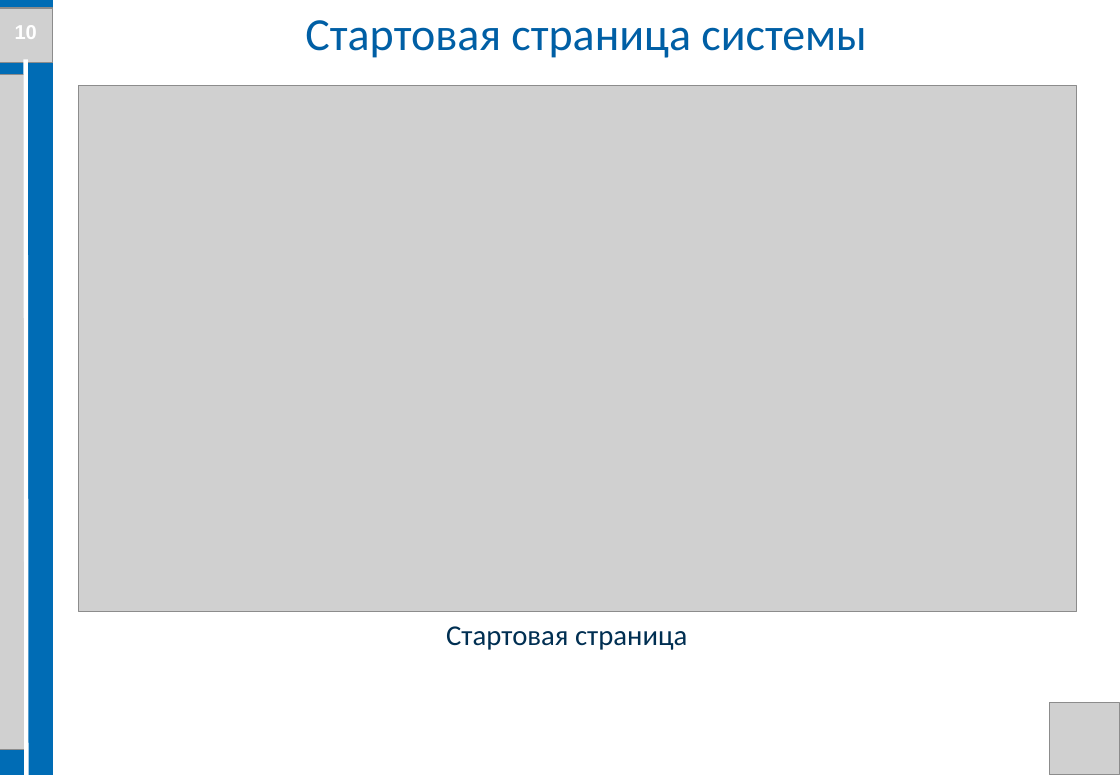
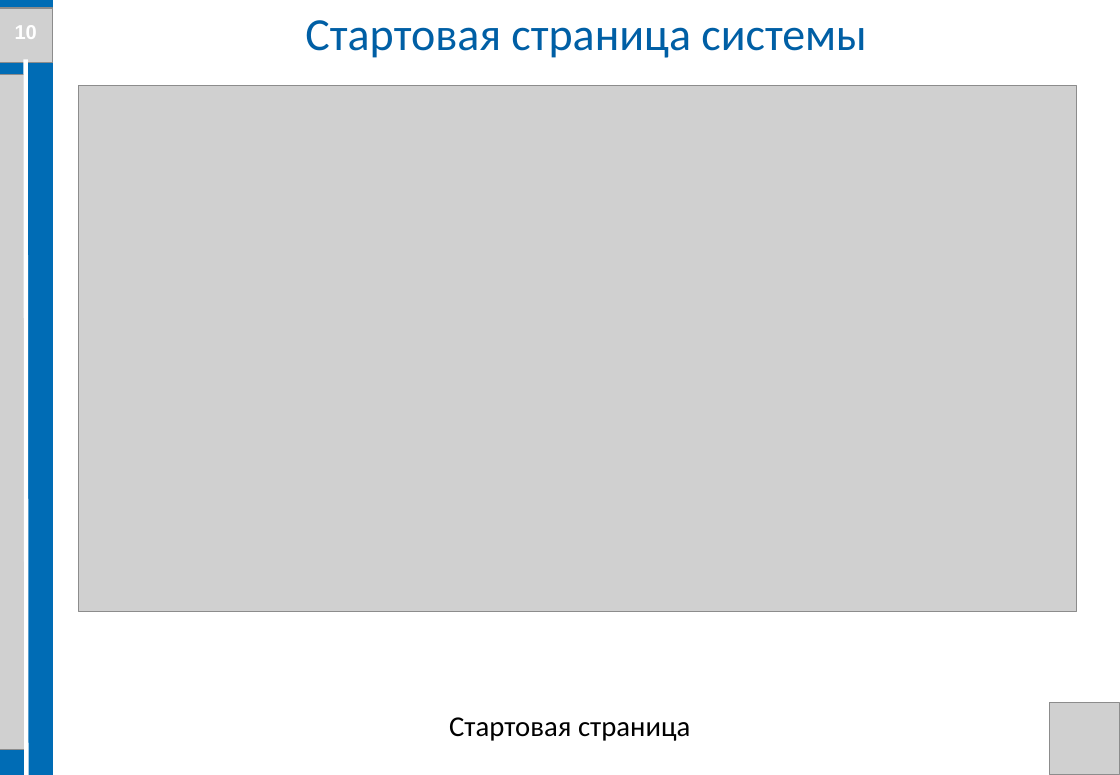
Before and after one commit to Evgenij1234/Diplom-work, a slide deck: slide 10 of Documents/Презентация ВКР Семенов Е.А. БПЦ 21-01.pptx. Drawn at 1120x775 pixels with LibreOffice and Linux fonts; fonts in the diff are those of the drawing; grey boxes stand for pictures; background and template pictures are left out. Boxes give left, top, right and bottom in pixels: in the first picture for what was removed or moved away, otherwise in the second. Text is boxed around its words. In the diff, an @@ line names an element or a change of style, - is before the commit and + after.

```diff
--- a/Documents/Презентация ВКР Семенов Е.А. БПЦ 21-01.pptx
+++ b/Documents/Презентация ВКР Семенов Е.А. БПЦ 21-01.pptx
@@ text "Стартовая страница": place and size @@
-text "Стартовая страница" at (446, 626, 687, 650)
+text "Стартовая страница" at (449, 717, 690, 741)
@@ text "Стартовая страница" at (449, 717, 690, 741): text colour #003052 to #000000 @@
```
Also in this commit, not shown: 19 other slides changed, 40 other files.
